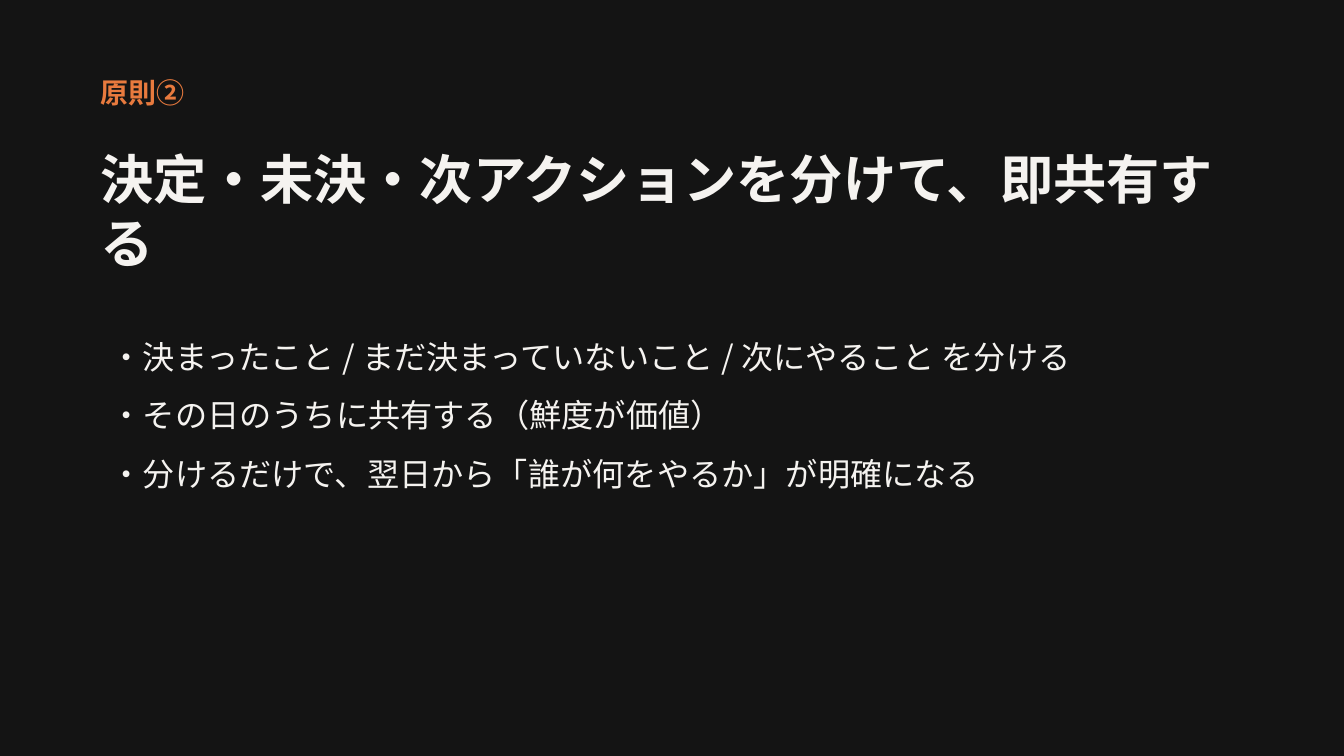
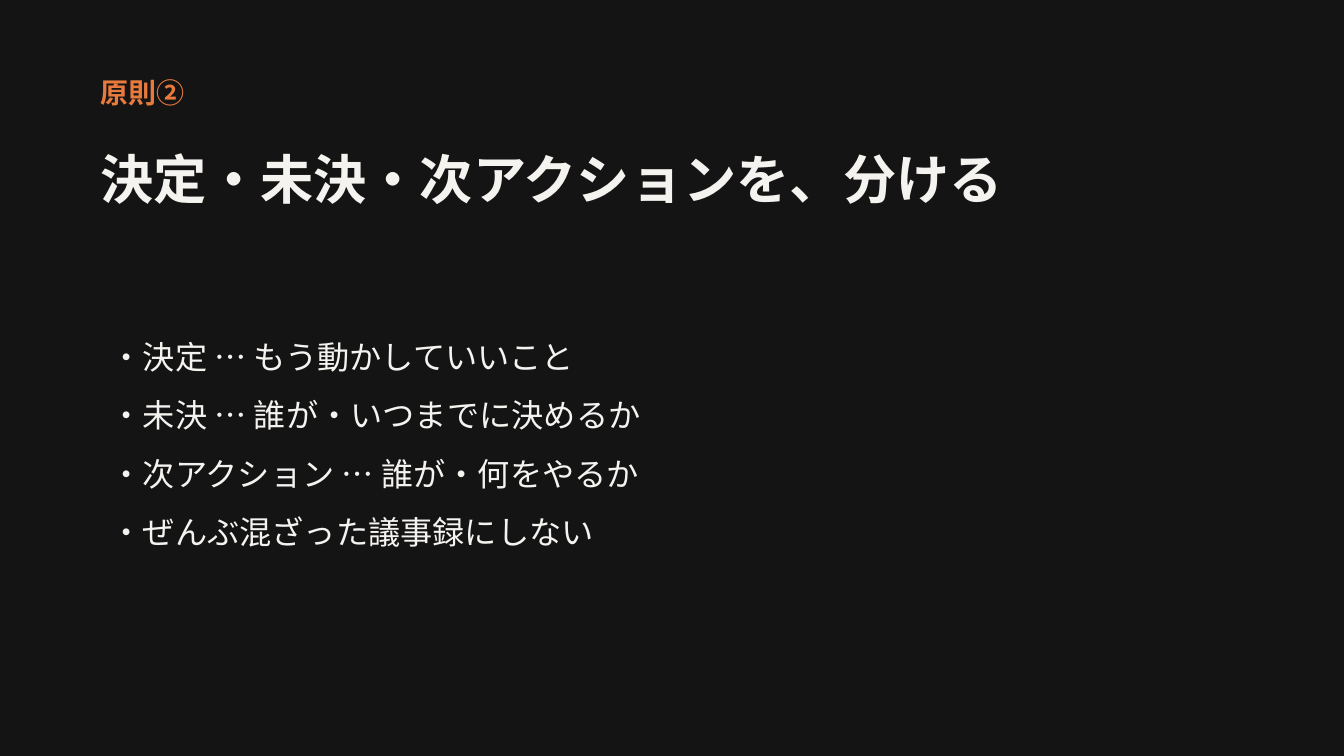
Before and after one commit to pi-poninc/e-learinging, a slide deck: slide 8 of content/02-workshop/slides.pptx (slide 4 before the commit). Drawn at 1344x756 pixels with LibreOffice and Linux fonts; fonts in the diff are those of the drawing. Boxes give left, top, right and bottom in pixels: in the first picture for what was removed or moved away, otherwise in the second. Text is boxed around its words. In the diff, an @@ line names an element or a change of style, - is before the commit and + after.

```diff
--- a/content/02-workshop/slides.pptx
+++ b/content/02-workshop/slides.pptx
@@ text at <box>101,153,1003,204</box>: text changed @@
-決定・未決・次アクションを分けて、即共有する
+決定・未決・次アクションを、分ける
@@ text at <box>111,342,641,547</box>: text changed @@
-・決まったこと / まだ決まっていないこと / 次にやること を分ける
-・その日のうちに共有する（鮮度が価値）
-・分けるだけで、翌日から「誰が何をやるか」が明確になる
+・決定 … もう動かしていいこと
+・未決 … 誰が・いつまでに決めるか
+・次アクション … 誰が・何をやるか
+・ぜんぶ混ざった議事録にしない
```
Also in this commit, not shown: 4 other slides changed, 6 slides added, 2 other files.
